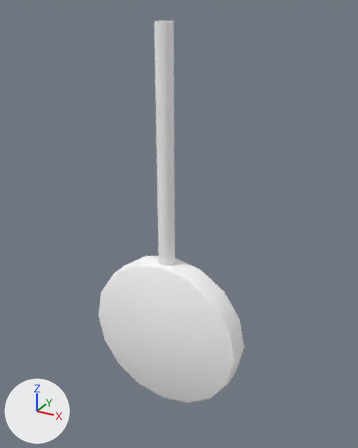
Two versions of the FBX model Assets/3D/sucette.FBX, one commit apart.
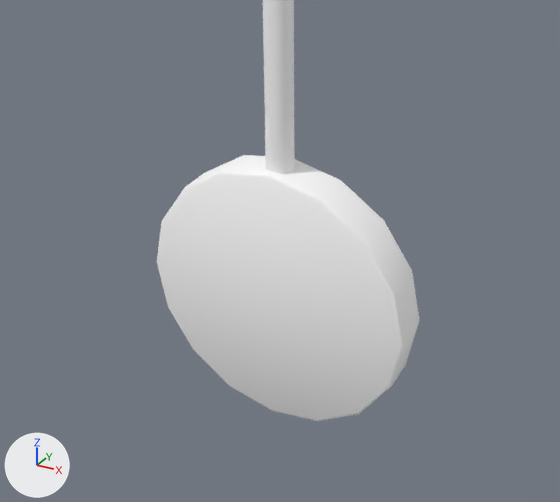
Each version appears first whole from a camera (50 mm lens) standing at (2.15, -3.67, 4.35) and looking at (0.04, 0.17, 2.44), and next in a close-up on the part from 3% to 90% of the width and 38% to 100% of the height. The axes (+X, +Y, +Z) are drawn at lower left. The lights are the same throughout. Where no turn or scale is listed for an object, it has been applied to the vertices.

Before the edit, the objects in view are built like this:
```python
me_mesh = bpy.data.meshes.new('Mesh')
me_mesh.from_pydata(...)  # 115 vertices, 128 faces; spans x -0.8..0.8, y -0.13..0.13, z -3.75..0.0
me_mesh.materials.append(mat_sucette)  # white #ffffff
ob_sucette = bpy.data.objects.new('sucette', me_mesh)
ob_sucette.location = (0.0, 0.0, 4.246)
```
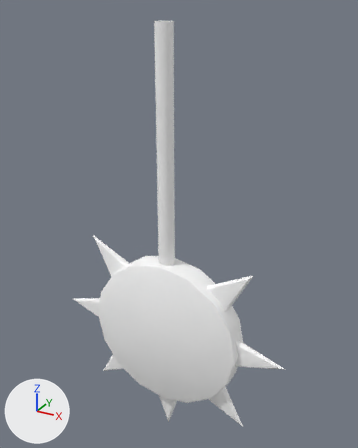
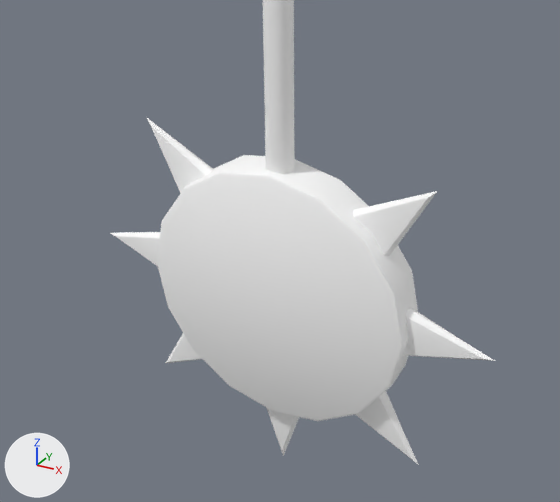
The newer file is also rescaled (x0.896), turned or shifted as a whole; pictures and numbers use the older file's frame.

What the commit changed:
Material 'sucettePiques' (mat_sucettepiques) is new.
Its base color is (1.0, 1.0, 1.0) (white #ffffff).
Its roughness is 0.859.
Mesh me_mesh_001 is new.
It has 189 vertices, 126 faces and spans x -1.26..1.26, y -0.04..0.04, z -1.26..0.89.
It uses material mat_sucettepiques (white #ffffff).
Object 'sucettePiques' (ob_sucettepiques) is new; it shows me_mesh_001.
Its location is (0.0, 0.0, 1.297).

Boxes (x1, y1, x2, y2) around the edits, measured in the close-ups (560 x 502 px):
'sucettePiques', added: after (111, 117, 495, 465)
